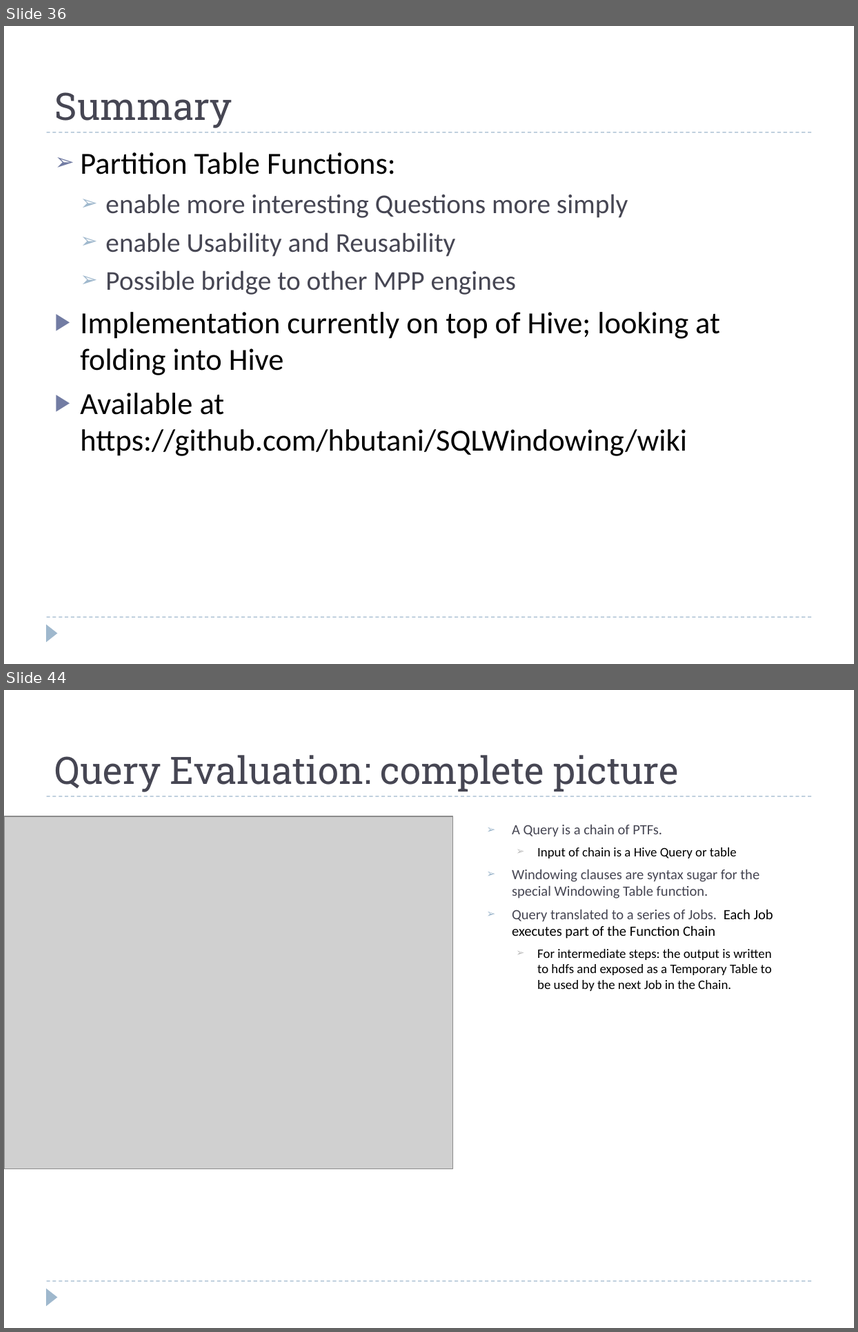
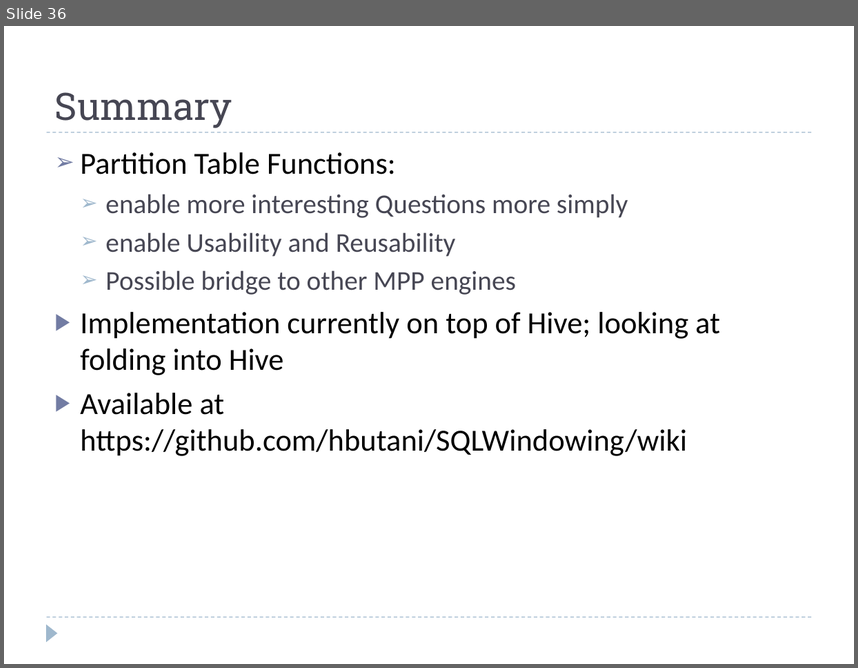
Before and after one commit to hbutani/SQLWindowing, a slide deck: docs/SQW.ppt. Shown one above the other, each under a label of ours: slides 36 and 44 before the commit, slide 36 after it; the slides between them are not shown. The pictures are 858x1332 and 858x668 pixels, drawn with LibreOffice and Linux fonts; fonts in the diff are those of the drawing; grey boxes stand for pictures. Boxes give left, top, right and bottom in pixels: in the first picture for what was removed or moved away, otherwise in the second. Text is boxed around its words. In the diff, an @@ line names an element or a change of style, - is before the commit and + after.

```diff
--- a/docs/SQW.ppt
+++ b/docs/SQW.ppt
@@ slide 44 removed at box(4, 690, 854, 1328), background #FFFFFF; not listed: 3 template elements that a slide beside it also shows @@
@@ title removed at box(55, 755, 678, 792) @@
-Query Evaluation: complete picture
@@ picture removed at box(4, 817, 452, 1169) @@
@@ text removed at box(512, 824, 773, 991) @@
-  ➢ A Query is a chain of PTFs.
-    ➢ Input of chain is a Hive Query or table
-  ➢ Windowing clauses are syntax sugar for the special Windowing Table function.
-  ➢ Query translated to a series of Jobs. Each Job executes part of the Function Chain
-    ➢ For intermediate steps: the output is written to hdfs and exposed as a Temporary Table to be used by the next Job in the Chain.
```
Also in this commit, not shown: 6 slides changed, 12 other slides removed.
